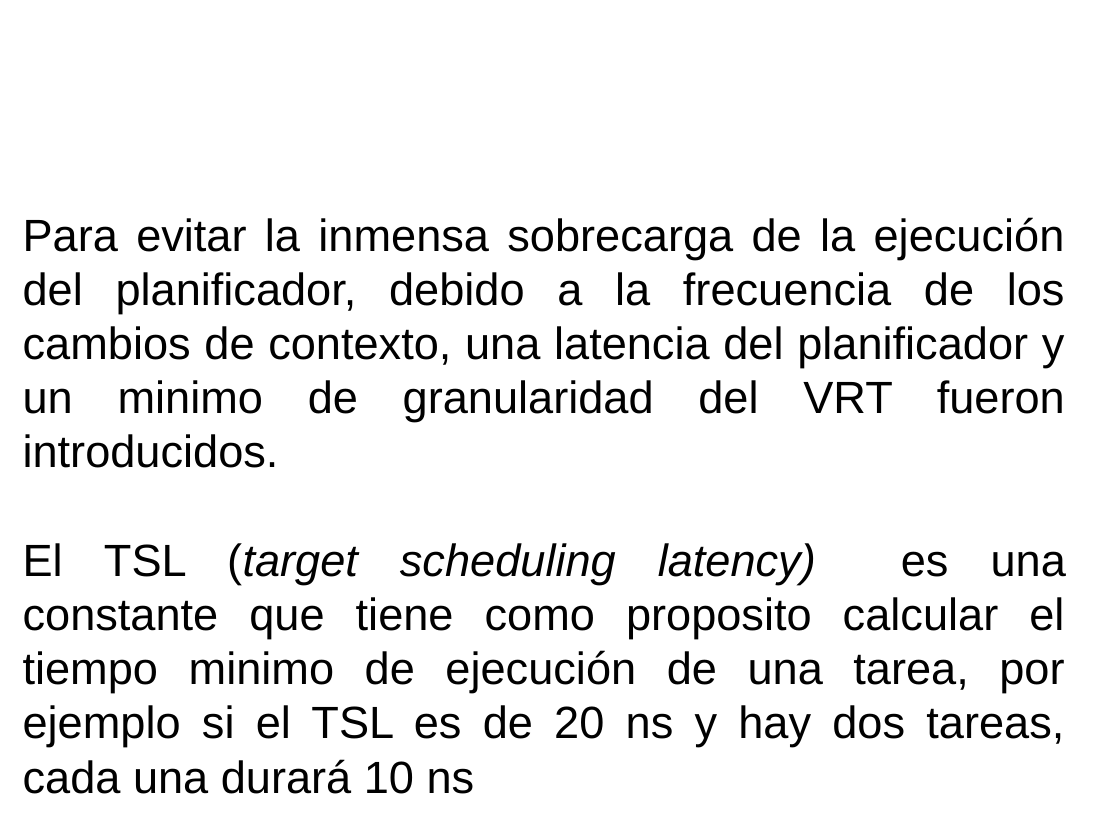
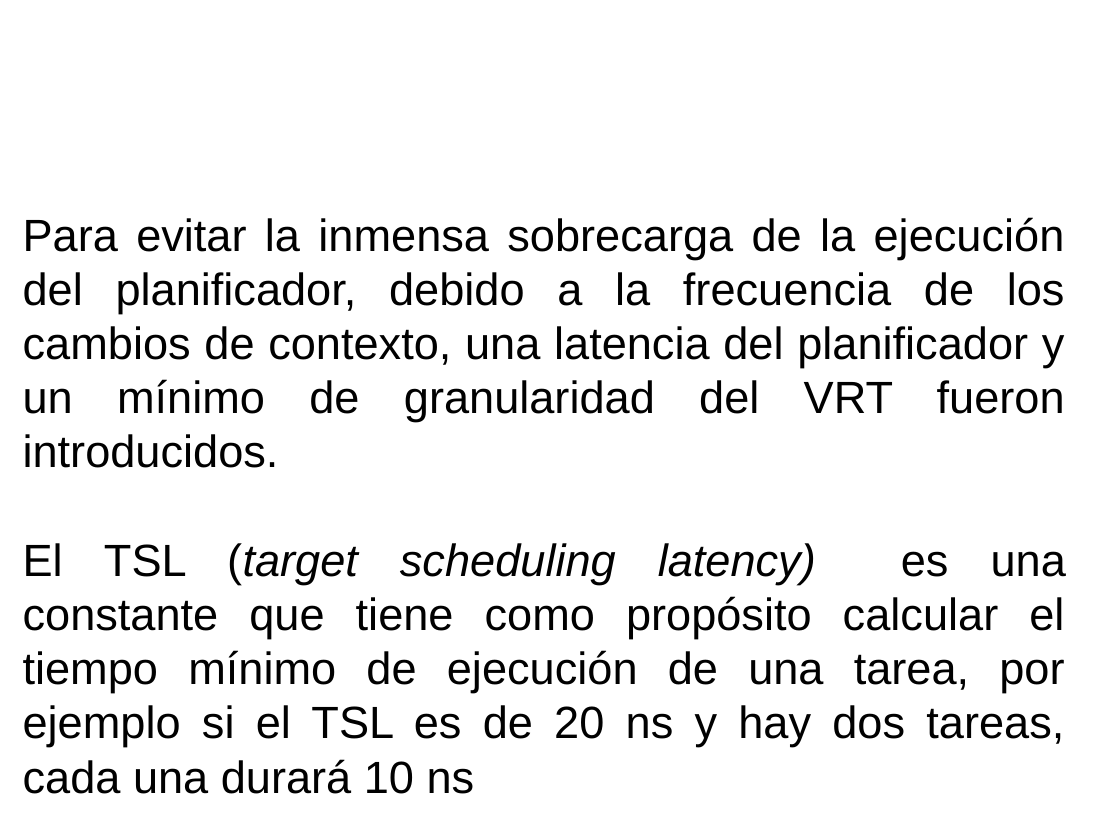
Before and after one commit to gwolf/clase-sistop-2017-01, a slide deck: slide 28 of exposiciones/planificadorCFS/planificadorCFS.pptx. Drawn at 1120x840 pixels with LibreOffice and Linux fonts; fonts in the diff are those of the drawing; background and template pictures are left out. Boxes give left, top, right and bottom in pixels: in the first picture for what was removed or moved away, otherwise in the second. Text is boxed around its words. In the diff, an @@ line names an element or a change of style, - is before the commit and + after.

```diff
--- a/exposiciones/planificadorCFS/planificadorCFS.pptx
+++ b/exposiciones/planificadorCFS/planificadorCFS.pptx
@@ text at bbox=[23, 217, 1066, 794]: text changed @@
-Para evitar la inmensa sobrecarga de la ejecución del planificador, debido a la frecuencia de los cambios de contexto, una latencia del planificador y un minimo de granularidad del VRT fueron introducidos.
-El TSL (target scheduling latency) es una constante que tiene como proposito calcular el tiempo minimo de ejecución de una tarea, por ejemplo si el TSL es de 20 ns y hay dos tareas, cada una durará 10 ns
+Para evitar la inmensa sobrecarga de la ejecución del planificador, debido a la frecuencia de los cambios de contexto, una latencia del planificador y un mínimo de granularidad del VRT fueron introducidos.
+El TSL (target scheduling latency) es una constante que tiene como propósito calcular el tiempo mínimo de ejecución de una tarea, por ejemplo si el TSL es de 20 ns y hay dos tareas, cada una durará 10 ns
```
Also in this commit, not shown: 17 other slides changed.
